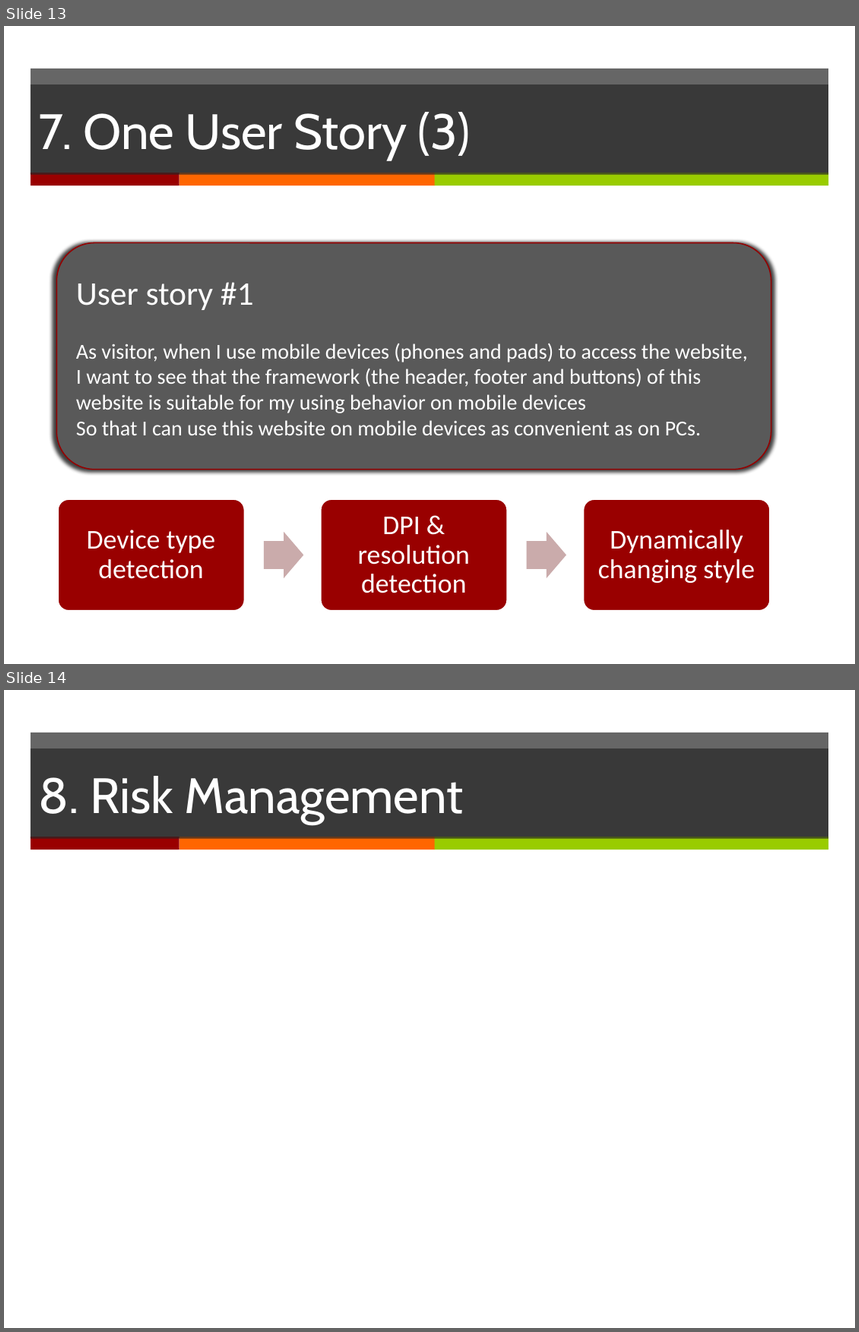
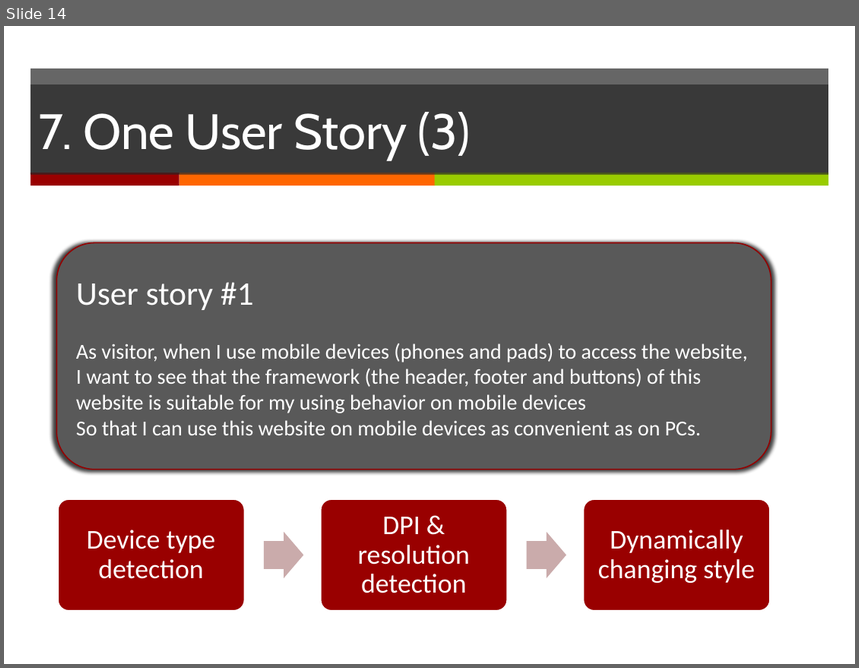
Before and after one commit to yadwinds/761_VEL, a slide deck: PCB/02 Plans & Actuals/2.1_Project Plan/Project Plan_(presentation)v0.1.pptx. Shown one above the other, each under a label of ours: slides 13 and 14 before the commit, slide 14 after it. The pictures are 859x1332 and 859x668 pixels, drawn with LibreOffice and Linux fonts; fonts in the diff are those of the drawing. Boxes give left, top, right and bottom in pixels: in the first picture for what was removed or moved away, otherwise in the second. Text is boxed around its words. In the diff, an @@ line names an element or a change of style, - is before the commit and + after.

```diff
--- a/PCB/02 Plans & Actuals/2.1_Project Plan/Project Plan_(presentation)v0.1.pptx
+++ b/PCB/02 Plans & Actuals/2.1_Project Plan/Project Plan_(presentation)v0.1.pptx
@@ slide 14 removed at [4, 690, 855, 1328], background #FFFFFF; not listed: 4 template elements that a slide beside it also shows @@
@@ title removed at [31, 749, 829, 839] @@
-8. Risk Management
@@ what was slide 13 is now slide 14 @@
```
Also in this commit, not shown: 2 slides changed, 3 slides added, 1 other slide removed, 1 other file.
